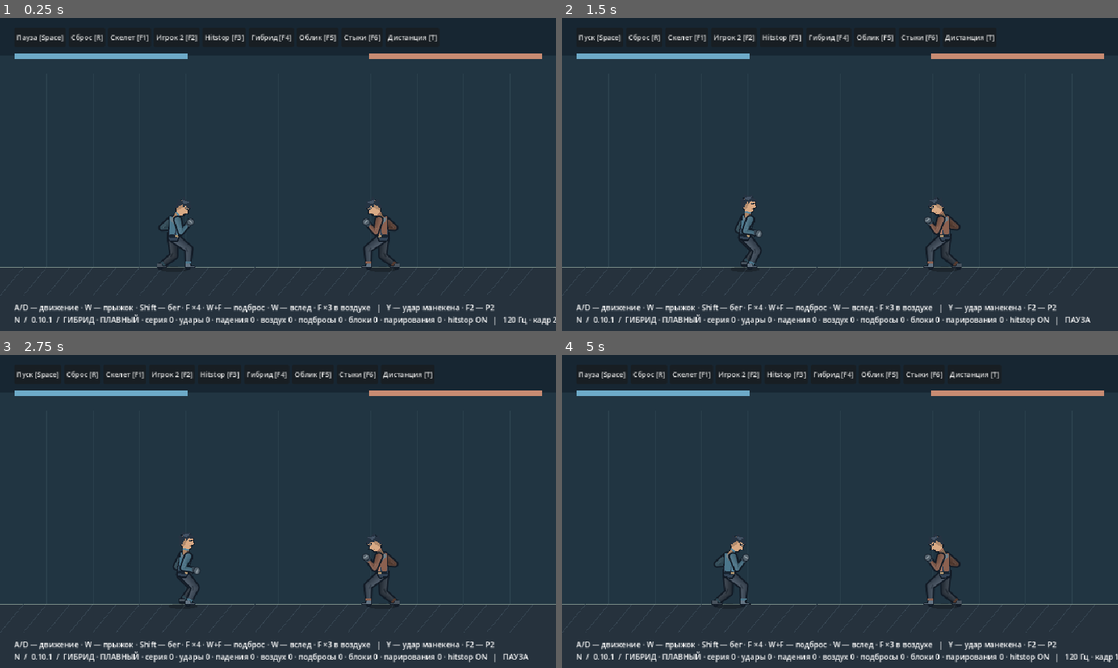
Above: before the commit, frames 1-4 (two rows, left to right).
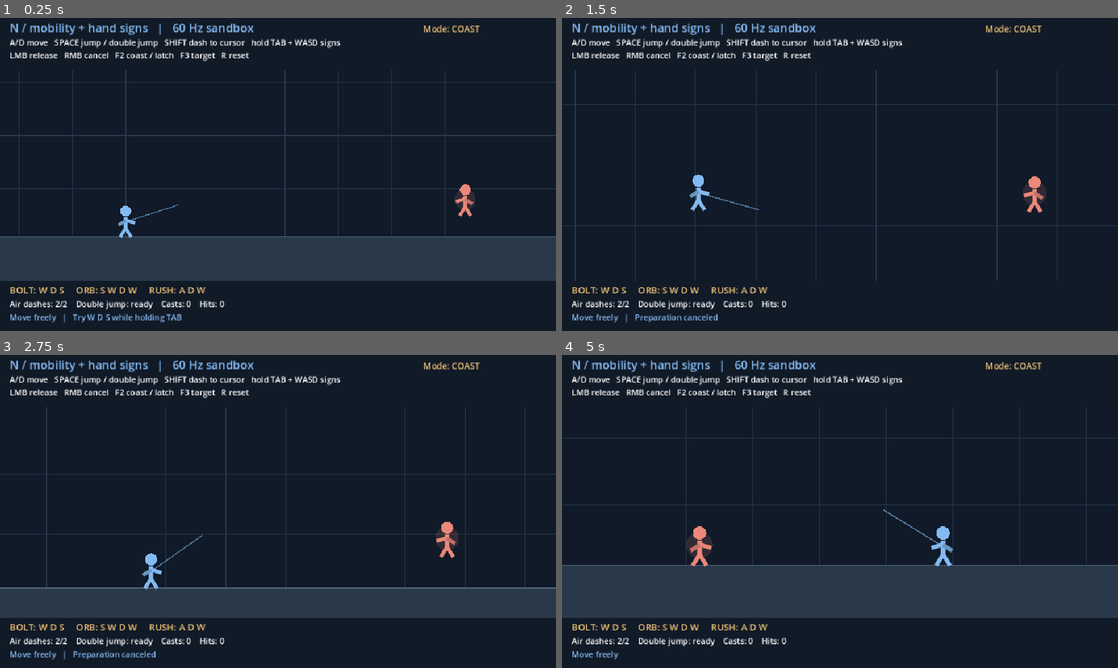
Above: after the commit, the same moments.

Repository: Mefits/Project-N
Game: Godot game, scene res://lab/mobility_signs/mobility_signs.tscn
The game is run twice, just before and just after one commit, with the same random seed, the same clock (stepped at 60 frames per second) and the same inputs. Before the commit the project starts from res://game/arena.tscn.
Inputs (mouse positions are in pixels of both pictures, inside the frame that each line leads up to):
- Up to frame 1 (0.25 s): no input
- Up to frame 2 (1.5 s): tap Enter at 0.5 s; move the mouse to (962, 158) at 0.52 s; hold D 0.53-1.25 s; tap R at 0.6 s; click (962, 158) at 0.67 s; tap Space at 0.77 s; drag from (728, 190) to (812, 237) at 1.27 s
- Up to frame 3 (2.75 s): move the mouse to (333, 442) at 2.02 s; hold D from 2.03 s (still down); tap Y at 2.1 s
- Up to frame 4 (5 s): release D at 2.75 s; drag from (812, 574) to (673, 464) at 2.77 s; move the mouse to (1006, 558) at 3.52 s; hold A 3.53-4.25 s; tap Shift at 3.6 s; tap Space at 3.77 s; drag from (673, 464) to (756, 433) at 4.27 s

The runs differ from the first frame. In frame 1, 63% of the frame differs, in the area x 0-100%, y 1-99%; in frame 2, 72%; in frame 3, 68%; in frame 4, 61%.

Commit message:
Fix native ready signal collision and launch sandbox with F5

Diff:
--- a/lab/mobility_signs/mobility_signs.gd
+++ b/lab/mobility_signs/mobility_signs.gd
@@ -26,7 +26,7 @@
 var signing := false
 var sign_done := false
 var sequence := ""
-var ready := ""
+var prepared_spell := ""
 var ready_left := 0.0
 var latched := 0.0
 var latch_mode := false
@@ -69,14 +69,14 @@
 			if not sign_done:
 				var letter: String = {KEY_W:"W", KEY_A:"A", KEY_S:"S", KEY_D:"D"}[k]
 				if sequence.is_empty():
-					ready = ""
+					prepared_spell = ""
 					ready_left = 0.0
 				sequence += letter
 				if RECIPES.has(sequence):
-					ready = RECIPES[sequence]
+					prepared_spell = RECIPES[sequence]
 					ready_left = READY_TIME
 					sign_done = true
-					_notice(ready + " ready - click to release")
+					_notice(prepared_spell + " ready - click to release")
 				else:
 					var prefix := false
 					for recipe in RECIPES:
@@ -112,7 +112,7 @@
 	signing = false
 	sign_done = false
 	sequence = ""
-	ready = ""
+	prepared_spell = ""
 	ready_left = 0.0
 	_notice("Preparation canceled")
 
@@ -157,10 +157,10 @@
 	clock += dt
 	message_left = maxf(0.0, message_left - dt)
 	dash_cooldown = maxf(0.0, dash_cooldown - dt)
-	if not ready.is_empty():
+	if not prepared_spell.is_empty():
 		ready_left = maxf(0.0, ready_left - dt)
 		if ready_left <= 0.0:
-			ready = ""
+			prepared_spell = ""
 			_notice("Technique expired")
 	var cursor_world := (get_viewport().get_mouse_position() - _screen_origin()) / zoom
 	var direction := cursor_world - _center()
@@ -253,10 +253,10 @@
 	return true
 
 func _cast() -> void:
-	if ready.is_empty():
+	if prepared_spell.is_empty():
 		return
-	var spell := ready
-	ready = ""
+	var spell := prepared_spell
+	prepared_spell = ""
 	ready_left = 0.0
 	casts += 1
 	if spell == "Rush":
@@ -302,9 +302,9 @@
 			var q := above + Vector2((float(i) - float(sequence.length() - 1) * 0.5) * 25.0, 0)
 			draw_rect(Rect2(q - Vector2(11, 19), Vector2(22, 23)), Color("#36465b"))
 			_label(q + Vector2(-6, -2), sequence[i], 18, GOLD)
-	if not ready.is_empty():
+	if not prepared_spell.is_empty():
 		var bar := above + Vector2(-42, -35 if signing else 0)
-		_label(bar + Vector2(0, -5), ready, 18, GOLD)
+		_label(bar + Vector2(0, -5), prepared_spell, 18, GOLD)
 		draw_rect(Rect2(bar, Vector2(84, 5)), Color("#3e4f60"))
 		draw_rect(Rect2(bar, Vector2(84.0 * ready_left / READY_TIME, 5)), GOLD)
 	draw_set_transform(Vector2.ZERO)
@@ -318,6 +318,6 @@
 	_label(Vector2(16, bottom + 21), "BOLT: W D S     ORB: S W D W     RUSH: A D W", 16, GOLD)
 	_label(Vector2(16, bottom + 44), "Air dashes: %d/2    Double jump: %s    Casts: %d    Hits: %d" % [air_dashes, "ready" if air_jump else "used", casts, hits], 14)
 	var status := ("Signs: " + sequence) if signing else "Move freely"
-	if not ready.is_empty():
-		status += "   |   " + ready + " %.1fs" % ready_left
+	if not prepared_spell.is_empty():
+		status += "   |   " + prepared_spell + " %.1fs" % ready_left
 	_label(Vector2(16, bottom + 67), status + ("   |   " + message if message_left > 0 else ""), 14, BLUE)
--- a/project.godot
+++ b/project.godot
@@ -2,7 +2,7 @@
 
 [application]
 config/name="N"
-run/main_scene="res://game/arena.tscn"
+run/main_scene="res://lab/mobility_signs/mobility_signs.tscn"
 config/features=PackedStringArray("4.4", "GL Compatibility")
 
 [display]
--- a/tests/mobility_signs.gd
+++ b/tests/mobility_signs.gd
@@ -17,35 +17,39 @@
 
 func _run() -> void:
 	var lab = load("res://lab/mobility_signs/mobility_signs.tscn").instantiate()
+	if not lab.has_method("_step"):
+		push_error("Sandbox script failed to load")
+		quit(1)
+		return
 	root.add_child(lab)
 	lab.set_physics_process(false)
 	key(lab, KEY_TAB)
 	key(lab, KEY_W)
 	key(lab, KEY_D)
 	key(lab, KEY_S)
-	check(lab.ready == "Bolt", "WDS prepares Bolt")
+	check(lab.prepared_spell == "Bolt", "WDS prepares Bolt")
 	check(is_equal_approx(lab.ready_left, 8.0), "ready duration")
 	key(lab, KEY_TAB, false)
-	check(not lab.signing and lab.ready == "Bolt", "release modifier preserves prepared spell")
+	check(not lab.signing and lab.prepared_spell == "Bolt", "release modifier preserves prepared spell")
 	lab._cast()
-	check(lab.shots.size() == 1 and lab.ready.is_empty(), "cast consumes spell")
+	check(lab.shots.size() == 1 and lab.prepared_spell.is_empty(), "cast consumes spell")
 	check(lab.casts == 1, "cast counter")
 	lab._reset()
 	key(lab, KEY_TAB)
 	key(lab, KEY_A)
 	key(lab, KEY_D)
 	key(lab, KEY_W)
-	check(lab.ready == "Rush", "ADW prepares Rush")
+	check(lab.prepared_spell == "Rush", "ADW prepares Rush")
 	lab.ready_left = 0.01
 	lab._step(1.0 / 60.0)
-	check(lab.ready.is_empty(), "expiry")
+	check(lab.prepared_spell.is_empty(), "expiry")
 	key(lab, KEY_TAB, false)
 	key(lab, KEY_TAB)
 	key(lab, KEY_W)
 	key(lab, KEY_W)
 	check(lab.sequence.is_empty(), "invalid prefix resets")
 	lab._cancel()
-	check(not lab.signing and lab.ready.is_empty(), "cancel")
+	check(not lab.signing and lab.prepared_spell.is_empty(), "cancel")
 	lab._reset()
 	lab.vel.x = 400
 	key(lab, KEY_TAB)
Not shown, changed: docs/MOBILITY_SIGNS_EXPERIMENT.md
